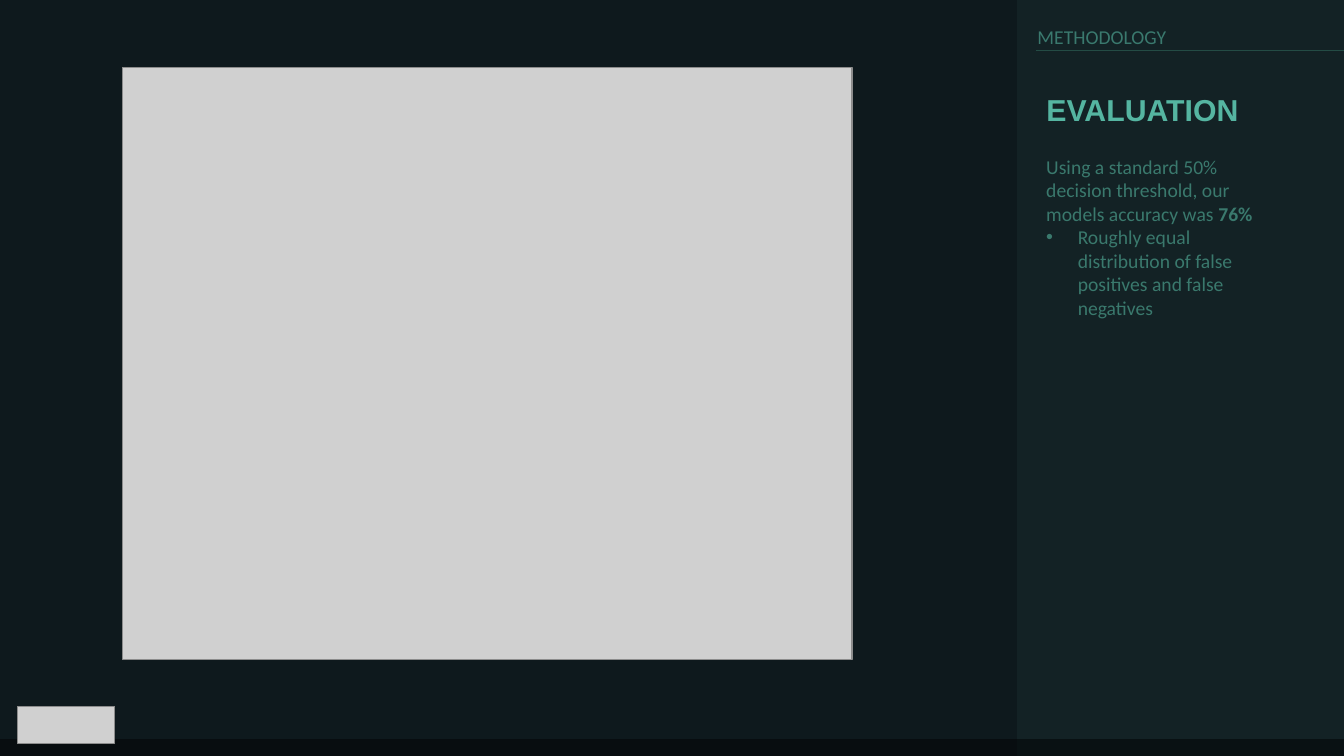
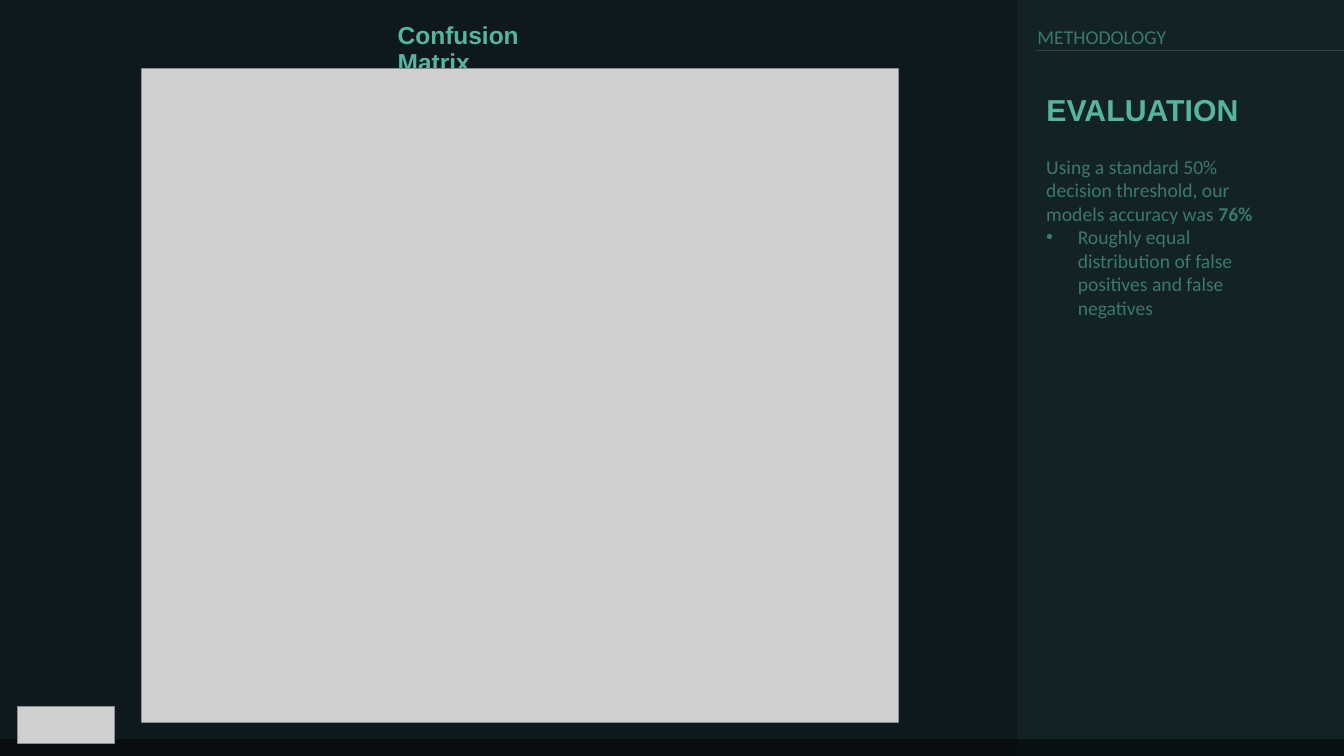
Before and after one commit to maneaterrbug/league_logistic_regression, a slide deck: slide 7 of deliverables/league_final.pptx. Drawn at 1344x756 pixels with LibreOffice and Linux fonts; fonts in the diff are those of the drawing; grey boxes stand for pictures. Boxes give left, top, right and bottom in pixels: in the first picture for what was removed or moved away, otherwise in the second. Text is boxed around its words. In the diff, an @@ line names an element or a change of style, - is before the commit and + after.

```diff
--- a/deliverables/league_final.pptx
+++ b/deliverables/league_final.pptx
@@ text added at (398,26,519,76), 17.6 pt, text #55B5A1, bold @@
+Confusion Matrix
@@ picture: place and size @@
-picture at (123,68,853,660)
+picture at (141,69,898,723)
```
Also in this commit, not shown: 6 other slides changed.
